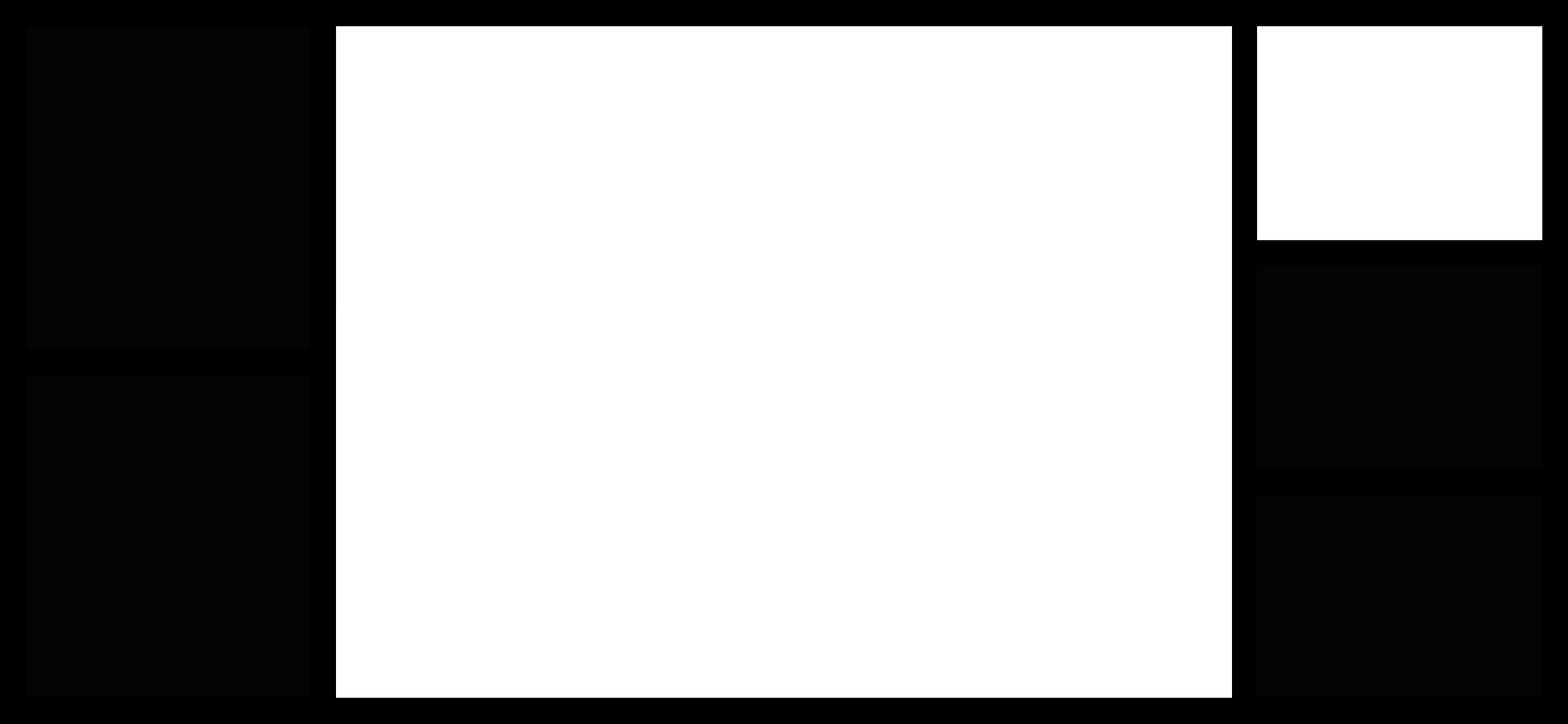
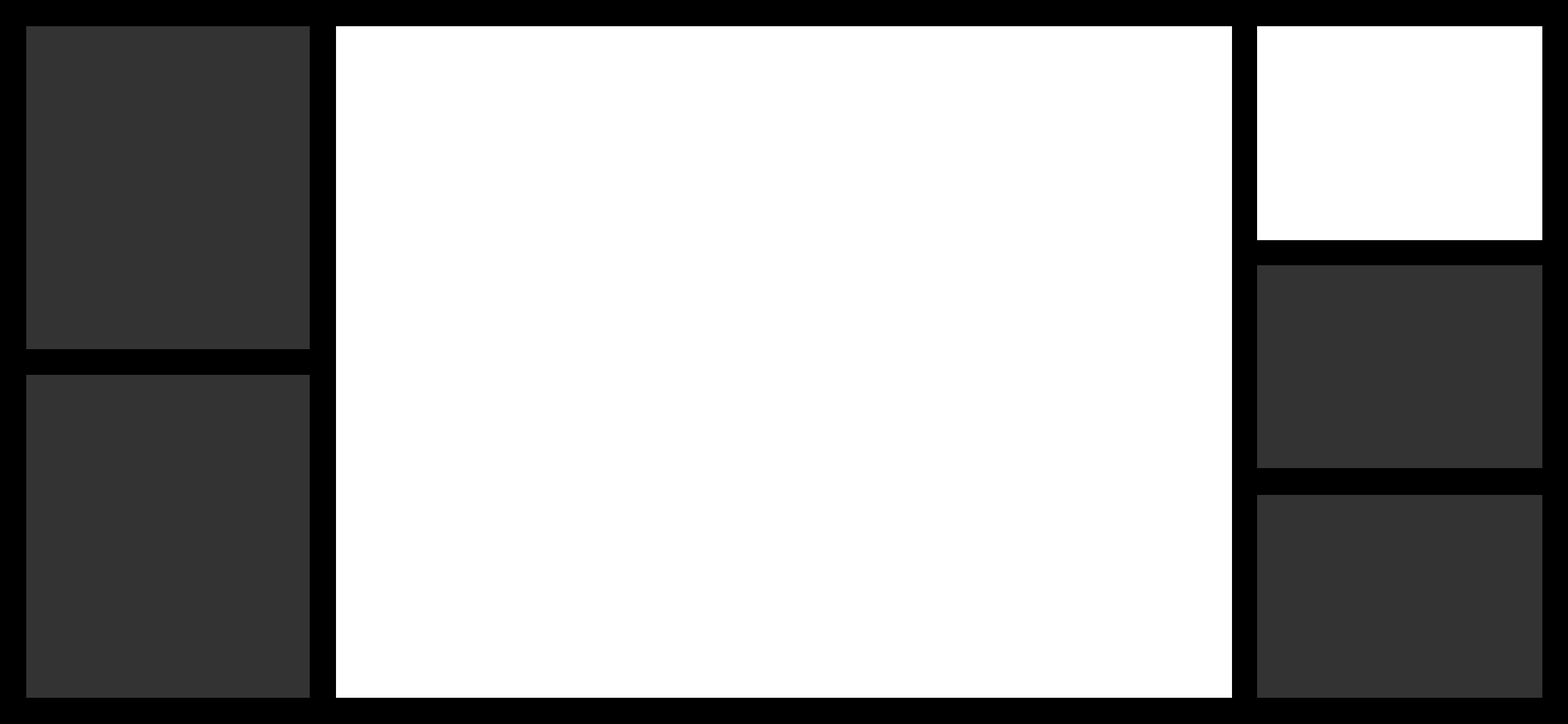
Two versions of the same layered image (1568x724). Layer-by-layer changes:
"save btn": opacity 100% → 20%, moved it out of group "Buttons", painted on it over [26, 26, 310, 350]
"menu btn": opacity 100% → 20%, moved it out of group "Buttons", painted on it over [26, 375, 310, 699]
"screen-swap btn": opacity 100% → 20%, moved it out of group "Buttons", painted on it over [1257, 265, 1543, 469]
removed group "Buttons" (4 layers) over [26, 26, 1543, 699]
"fast-forward btn": opacity 100% → 20%, moved it out of group "Buttons", painted on it over [1257, 495, 1543, 699]
